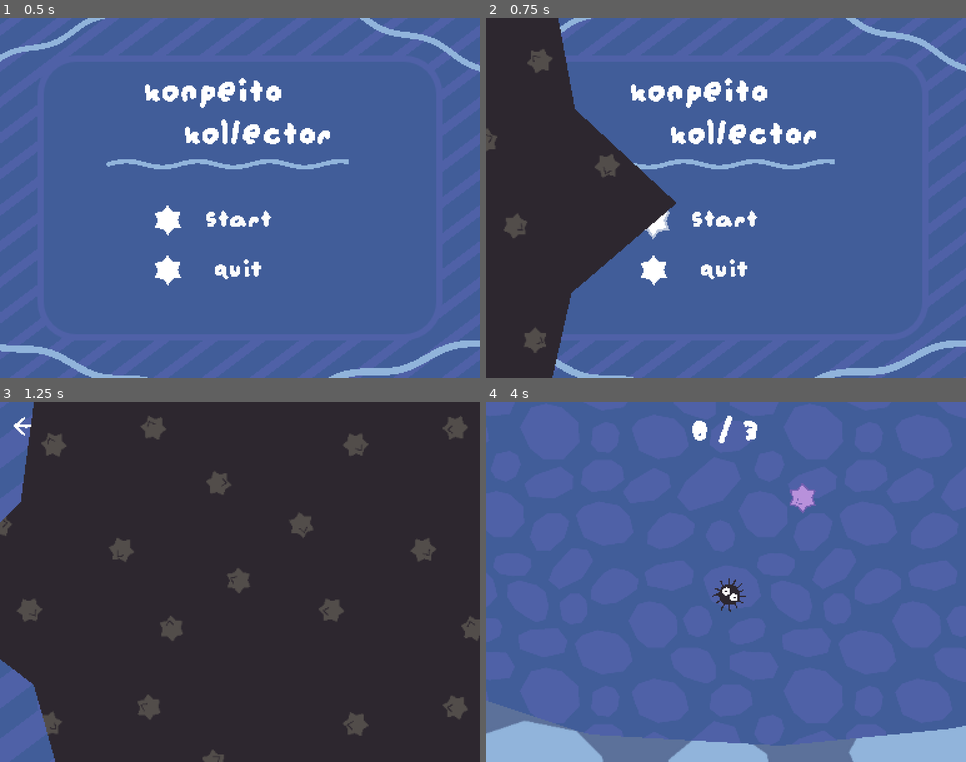
Above: before the commit, frames 1-4 (two rows, left to right).
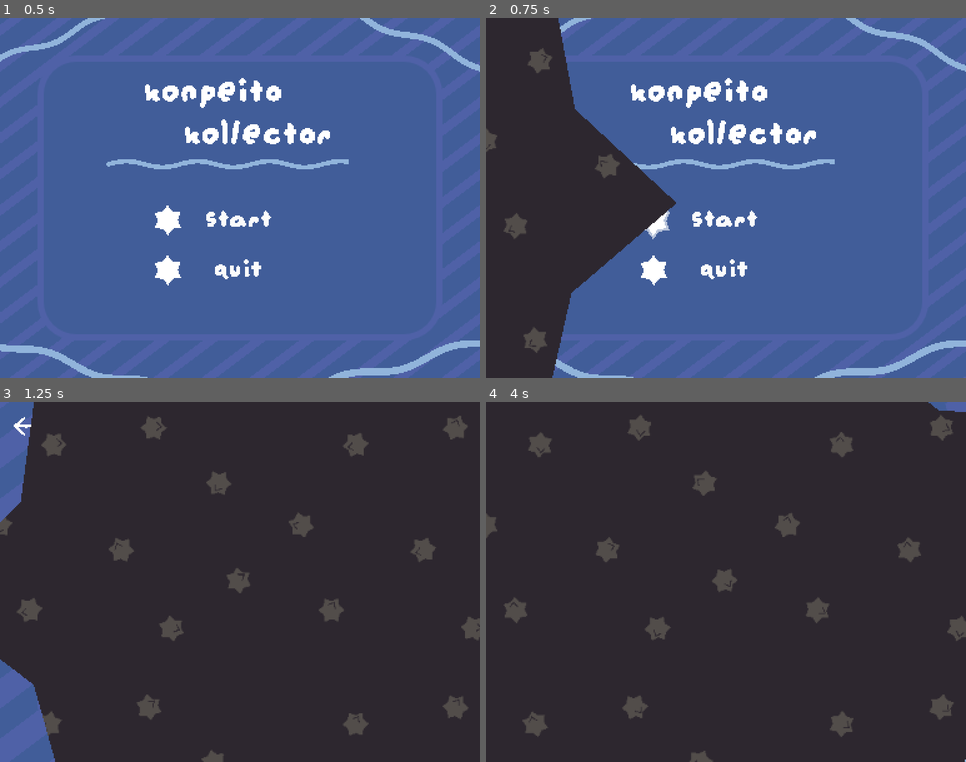
Above: after the commit, the same moments.

Repository: appellatebaton0/konpeito-kollector
Game: Godot game, scene res://Scenes/UI/MainMenu/MainMenu.tscn
Two runs of this game, one before a commit and one after it. Both use one fixed random seed, a clock stepped at 60 frames per second and the inputs below.
Inputs (mouse positions are in pixels of both pictures, inside the frame that each line leads up to):
- Up to frame 1 (0.5 s): no input
- Up to frame 2 (0.75 s): click "Start" at 0.5 s
- Up to frame 3 (1.25 s): no input
- Up to frame 4 (4 s): click (510, 427) at 1.25 s; click "Start" at 2 s; click "01" at 2.75 s; click (534, 430) at 3.5 s, where only the run after the commit has a clickable "esc"

Frame 1 is identical in both runs. In frame 2, 0.1% of the frame differs, in the area x 0-28%, y 8-94%; in frame 3, 0.4%; in frame 4, 100%, in the area x 0-100%, y 0-100%.
Error after the commit: Invalid assignment of property or key 'volume_linear' with value of type 'float' on a base object of type 'null instance'. (res://Scenes/Soot/Soot.gd:47)

Commit message:
Music & Wind SFX
Added music and a wind sound from OpenGameArt.

Diff:
--- a/Scenes/Soot/Soot.gd
+++ b/Scenes/Soot/Soot.gd
@@ -44,7 +44,7 @@
 
 	$Sprite.rotate(velocity.distance_to(Vector2.ZERO) * 0.0003 * signf(velocity.x))
 
-	#queue_redraw()
+	$Wind.volume_linear = clampf(velocity.distance_to(Vector2.ZERO) / 450.0, 0.0, 1.0)
 
 	move_and_slide()
 
@@ -54,7 +54,11 @@
 
 		var dir := velocity.normalized()
 
+		if velocity.distance_to(Vector2.ZERO) > 450.0:
+			return
+
 		velocity += dir * 10.0
+
 	elif event.is_action_pressed("Down"):
 
 		if velocity.distance_to(Vector2.ZERO) < 30.0:
--- /dev/null
+++ b/Scenes/Sound/Music.tscn
@@ -0,0 +1,8 @@
+[gd_scene format=3 uid="uid://c5qtvrimglhwc"]
+
+[ext_resource type="AudioStream" uid="uid://7wv6lm76vbh5" path="res://Assets/Music/Music.ogg" id="1_jfse3"]
+
+[node name="Music" type="AudioStreamPlayer" unique_id=678005672]
+stream = ExtResource("1_jfse3")
+volume_db = -5.0
+autoplay = true
--- a/Scenes/UI/TransitionManager/TransitionManager.tscn
+++ b/Scenes/UI/TransitionManager/TransitionManager.tscn
@@ -239,7 +239,7 @@
 
 [node name="Fill" type="Polygon2D" parent="SubViewport/Node2D" unique_id=1014806858]
 position = Vector2(451.99997, 338)
-rotation = 128.91394
+rotation = 319.40594
 scale = Vector2(0.8440132, 0.8440132)
 color = Color(0.32156864, 0.3019608, 0.2901961, 1)
 polygon = PackedVector2Array(20.740726, -1.8577741, 20.444435, -7.152558e-08, 20.740726, 1.8577739, 25.240036, 13.14222 …(736 unchanged characters)…
@@ -253,7 +253,7 @@
 
 [node name="Fill2" type="Polygon2D" parent="SubViewport/Node2D" unique_id=1679499309]
 position = Vector2(229.99994, 280)
-rotation = 126.23579
+rotation = 316.72507
 scale = Vector2(0.8440132, 0.8440132)
 color = Color(0.32156864, 0.3019608, 0.2901961, 1)
 polygon = PackedVector2Array(20.740726, -1.8577741, 20.444435, -7.152558e-08, 20.740726, 1.8577739, 25.240036, 13.14222 …(736 unchanged characters)…
@@ -267,7 +267,7 @@
 
 [node name="Fill3" type="Polygon2D" parent="SubViewport/Node2D" unique_id=615600112]
 position = Vector2(414, 153.99998)
-rotation = 127.15515
+rotation = 317.6451
 scale = Vector2(0.8440132, 0.8440132)
 color = Color(0.32156864, 0.3019608, 0.2901961, 1)
 polygon = PackedVector2Array(20.740726, -1.8577741, 20.444435, -7.152558e-08, 20.740726, 1.8577739, 25.240036, 13.14222 …(736 unchanged characters)…
@@ -281,7 +281,7 @@
 
 [node name="Fill4" type="Polygon2D" parent="SubViewport/Node2D" unique_id=741805686]
 position = Vector2(290.99994, 48.999985)
-rotation = 127.79387
+rotation = 318.28433
 scale = Vector2(0.8440132, 0.8440132)
 color = Color(0.32156864, 0.3019608, 0.2901961, 1)
 polygon = PackedVector2Array(20.740726, -1.8577741, 20.444435, -7.152558e-08, 20.740726, 1.8577739, 25.240036, 13.14222 …(736 unchanged characters)…
@@ -295,7 +295,7 @@
 
 [node name="Fill5" type="Polygon2D" parent="SubViewport/Node2D" unique_id=243864273]
 position = Vector2(101.999985, 81)
-rotation = 127.50971
+rotation = 317.99994
 scale = Vector2(0.8440132, 0.8440132)
 color = Color(0.32156864, 0.3019608, 0.2901961, 1)
 polygon = PackedVector2Array(20.740726, -1.8577741, 20.444435, -7.152558e-08, 20.740726, 1.8577739, 25.240036, 13.14222 …(736 unchanged characters)…
@@ -309,7 +309,7 @@
 
 [node name="Fill6" type="Polygon2D" parent="SubViewport/Node2D" unique_id=1961375778]
 position = Vector2(-1.0000229, 233.00002)
-rotation = 127.6941
+rotation = 318.18448
 scale = Vector2(0.8440132, 0.8440132)
 color = Color(0.32156864, 0.3019608, 0.2901961, 1)
 polygon = PackedVector2Array(20.740726, -1.8577741, 20.444435, -7.152558e-08, 20.740726, 1.8577739, 25.240036, 13.14222 …(736 unchanged characters)…
@@ -323,7 +323,7 @@
 
 [node name="Fill7" type="Polygon2D" parent="SubViewport/Node2D" unique_id=873303215]
 position = Vector2(56.000008, 394)
-rotation = 131.0465
+rotation = 321.54175
 scale = Vector2(0.8440132, 0.8440132)
 color = Color(0.32156864, 0.3019608, 0.2901961, 1)
 polygon = PackedVector2Array(20.740726, -1.8577741, 20.444435, -7.152558e-08, 20.740726, 1.8577739, 25.240036, 13.14222 …(736 unchanged characters)…
@@ -337,7 +337,7 @@
 
 [node name="Fill8" type="Polygon2D" parent="SubViewport/Node2D" unique_id=908426694]
 position = Vector2(325.00003, 428.99994)
-rotation = 130.1722
+rotation = 320.66614
 scale = Vector2(0.8440132, 0.8440132)
 color = Color(0.32156864, 0.3019608, 0.2901961, 1)
 polygon = PackedVector2Array(20.740726, -1.8577741, 20.444435, -7.152558e-08, 20.740726, 1.8577739, 25.240036, 13.14222 …(736 unchanged characters)…
@@ -351,7 +351,7 @@
 
 [node name="Fill9" type="Polygon2D" parent="SubViewport/Node2D" unique_id=1917185689]
 position = Vector2(495, 12.999908)
-rotation = 125.390945
+rotation = 315.87958
 scale = Vector2(0.8440132, 0.8440132)
 color = Color(0.32156864, 0.3019608, 0.2901961, 1)
 polygon = PackedVector2Array(-366.79996, 14.000229)
@@ -370,7 +370,7 @@
 
 [node name="Fill" type="Polygon2D" parent="SubViewport/Node2D2" unique_id=1780297313]
 position = Vector2(451.99997, 338)
-rotation = 123.72523
+rotation = 314.2126
 scale = Vector2(0.8440132, 0.8440132)
 color = Color(0.32156864, 0.3019608, 0.2901961, 1)
 polygon = PackedVector2Array(20.740726, -1.8577741, 20.444435, -7.152558e-08, 20.740726, 1.8577739, 25.240036, 13.14222 …(736 unchanged characters)…
@@ -384,7 +384,7 @@
 
 [node name="Fill2" type="Polygon2D" parent="SubViewport/Node2D2" unique_id=1653141221]
 position = Vector2(229.99994, 280)
-rotation = 131.6805
+rotation = 322.17673
 scale = Vector2(0.8440132, 0.8440132)
 color = Color(0.32156864, 0.3019608, 0.2901961, 1)
 polygon = PackedVector2Array(20.740726, -1.8577741, 20.444435, -7.152558e-08, 20.740726, 1.8577739, 25.240036, 13.14222 …(736 unchanged characters)…
@@ -398,7 +398,7 @@
 
 [node name="Fill3" type="Polygon2D" parent="SubViewport/Node2D2" unique_id=279134660]
 position = Vector2(414, 153.99998)
-rotation = 133.54391
+rotation = 324.043
 scale = Vector2(0.8440132, 0.8440132)
 color = Color(0.32156864, 0.3019608, 0.2901961, 1)
 polygon = PackedVector2Array(20.740726, -1.8577741, 20.444435, -7.152558e-08, 20.740726, 1.8577739, 25.240036, 13.14222 …(736 unchanged characters)…
@@ -412,7 +412,7 @@
 
 [node name="Fill4" type="Polygon2D" parent="SubViewport/Node2D2" unique_id=1191334062]
 position = Vector2(290.99994, 48.999985)
-rotation = 127.930405
+rotation = 318.42096
 scale = Vector2(0.8440132, 0.8440132)
 color = Color(0.32156864, 0.3019608, 0.2901961, 1)
 polygon = PackedVector2Array(20.740726, -1.8577741, 20.444435, -7.152558e-08, 20.740726, 1.8577739, 25.240036, 13.14222 …(736 unchanged characters)…
@@ -426,7 +426,7 @@
 
 [node name="Fill5" type="Polygon2D" parent="SubViewport/Node2D2" unique_id=787538255]
 position = Vector2(101.999985, 81)
-rotation = 131.65561
+rotation = 322.1518
 scale = Vector2(0.8440132, 0.8440132)
 color = Color(0.32156864, 0.3019608, 0.2901961, 1)
 polygon = PackedVector2Array(20.740726, -1.8577741, 20.444435, -7.152558e-08, 20.740726, 1.8577739, 25.240036, 13.14222 …(736 unchanged characters)…
@@ -440,7 +440,7 @@
 
 [node name="Fill6" type="Polygon2D" parent="SubViewport/Node2D2" unique_id=2106143359]
 position = Vector2(-1.0000229, 233.00002)
-rotation = 124.66256
+rotation = 315.15063
 scale = Vector2(0.8440132, 0.8440132)
 color = Color(0.32156864, 0.3019608, 0.2901961, 1)
 polygon = PackedVector2Array(20.740726, -1.8577741, 20.444435, -7.152558e-08, 20.740726, 1.8577739, 25.240036, 13.14222 …(736 unchanged characters)…
@@ -454,7 +454,7 @@
 
 [node name="Fill7" type="Polygon2D" parent="SubViewport/Node2D2" unique_id=806345754]
 position = Vector2(56.000008, 394)
-rotation = 126.00131
+rotation = 316.49042
 scale = Vector2(0.8440132, 0.8440132)
 color = Color(0.32156864, 0.3019608, 0.2901961, 1)
 polygon = PackedVector2Array(20.740726, -1.8577741, 20.444435, -7.152558e-08, 20.740726, 1.8577739, 25.240036, 13.14222 …(736 unchanged characters)…
@@ -468,7 +468,7 @@
 
 [node name="Fill8" type="Polygon2D" parent="SubViewport/Node2D2" unique_id=881479995]
 position = Vector2(325.00003, 428.99994)
-rotation = 128.03186
+rotation = 318.52252
 scale = Vector2(0.8440132, 0.8440132)
 color = Color(0.32156864, 0.3019608, 0.2901961, 1)
 polygon = PackedVector2Array(20.740726, -1.8577741, 20.444435, -7.152558e-08, 20.740726, 1.8577739, 25.240036, 13.14222 …(736 unchanged characters)…
@@ -482,7 +482,7 @@
 
 [node name="Fill9" type="Polygon2D" parent="SubViewport/Node2D2" unique_id=1989215692]
 position = Vector2(495, 12.999908)
-rotation = 128.35944
+rotation = 318.8506
 scale = Vector2(0.8440132, 0.8440132)
 color = Color(0.32156864, 0.3019608, 0.2901961, 1)
 polygon = PackedVector2Array(-366.79996, 14.000229)
@@ -501,7 +501,7 @@
 
 [node name="Fill" type="Polygon2D" parent="SubViewport/Node2D3" unique_id=1625008924]
 position = Vector2(451.99997, 338)
-rotation = 127.8391
+rotation = 318.3296
 scale = Vector2(0.8440132, 0.8440132)
 color = Color(0.32156864, 0.3019608, 0.2901961, 1)
 polygon = PackedVector2Array(20.740726, -1.8577741, 20.444435, -7.152558e-08, 20.740726, 1.8577739, 25.240036, 13.14222 …(736 unchanged characters)…
@@ -515,7 +515,7 @@
 
 [node name="Fill2" type="Polygon2D" parent="SubViewport/Node2D3" unique_id=384056953]
 position = Vector2(229.99994, 280)
-rotation = 125.34216
+rotation = 315.83075
 scale = Vector2(0.8440132, 0.8440132)
 color = Color(0.32156864, 0.3019608, 0.2901961, 1)
 polygon = PackedVector2Array(20.740726, -1.8577741, 20.444435, -7.152558e-08, 20.740726, 1.8577739, 25.240036, 13.14222 …(736 unchanged characters)…
@@ -529,7 +529,7 @@
 
 [node name="Fill3" type="Polygon2D" parent="SubViewport/Node2D3" unique_id=151256613]
 position = Vector2(414, 153.99998)
-rotation = 122.81756
+rotation = 313.30423
 scale = Vector2(0.8440132, 0.8440132)
 color = Color(0.32156864, 0.3019608, 0.2901961, 1)
 polygon = PackedVector2Array(20.740726, -1.8577741, 20.444435, -7.152558e-08, 20.740726, 1.8577739, 25.240036, 13.14222 …(736 unchanged characters)…
@@ -543,7 +543,7 @@
 
 [node name="Fill4" type="Polygon2D" parent="SubViewport/Node2D3" unique_id=453753711]
 position = Vector2(290.99994, 48.999985)
-rotation = 129.1263
+rotation = 319.61862
 scale = Vector2(0.8440132, 0.8440132)
 color = Color(0.32156864, 0.3019608, 0.2901961, 1)
 polygon = PackedVector2Array(20.740726, -1.8577741, 20.444435, -7.152558e-08, 20.740726, 1.8577739, 25.240036, 13.14222 …(736 unchanged characters)…
@@ -557,7 +557,7 @@
 
 [node name="Fill5" type="Polygon2D" parent="SubViewport/Node2D3" unique_id=1803660769]
 position = Vector2(101.999985, 81)
-rotation = 127.48344
+rotation = 317.97366
 scale = Vector2(0.8440132, 0.8440132)
 color = Color(0.32156864, 0.3019608, 0.2901961, 1)
 polygon = PackedVector2Array(20.740726, -1.8577741, 20.444435, -7.152558e-08, 20.740726, 1.8577739, 25.240036, 13.14222 …(736 unchanged characters)…
@@ -571,7 +571,7 @@
 
 [node name="Fill6" type="Polygon2D" parent="SubViewport/Node2D3" unique_id=159244068]
 position = Vector2(-1.0000229, 233.00002)
-rotation = 126.8121
+rotation = 317.30182
 scale = Vector2(0.8440132, 0.8440132)
 color = Color(0.32156864, 0.3019608, 0.2901961, 1)
 polygon = PackedVector2Array(20.740726, -1.8577741, 20.444435, -7.152558e-08, 20.740726, 1.8577739, 25.240036, 13.14222 …(736 unchanged characters)…
@@ -585,7 +585,7 @@
 
 [node name="Fill7" type="Polygon2D" parent="SubViewport/Node2D3" unique_id=703597530]
 position = Vector2(56.000008, 394)
-rotation = 126.69232
+rotation = 317.18195
 scale = Vector2(0.8440132, 0.8440132)
 color = Color(0.32156864, 0.3019608, 0.2901961, 1)
 polygon = PackedVector2Array(20.740726, -1.8577741, 20.444435, -7.152558e-08, 20.740726, 1.8577739, 25.240036, 13.14222 …(736 unchanged characters)…
@@ -599,7 +599,7 @@
 
 [node name="Fill8" type="Polygon2D" parent="SubViewport/Node2D3" unique_id=377275879]
 position = Vector2(325.00003, 428.99994)
-rotation = 127.86437
+rotation = 318.3549
 scale = Vector2(0.8440132, 0.8440132)
 color = Color(0.32156864, 0.3019608, 0.2901961, 1)
 polygon = PackedVector2Array(20.740726, -1.8577741, 20.444435, -7.152558e-08, 20.740726, 1.8577739, 25.240036, 13.14222 …(736 unchanged characters)…
@@ -613,7 +613,7 @@
 
 [node name="Fill9" type="Polygon2D" parent="SubViewport/Node2D3" unique_id=49711790]
 position = Vector2(495, 12.999908)
-rotation = 124.30402
+rotation = 314.7918
 scale = Vector2(0.8440132, 0.8440132)
 color = Color(0.32156864, 0.3019608, 0.2901961, 1)
 polygon = PackedVector2Array(-366.79996, 14.000229)
@@ -632,7 +632,7 @@
 
 [node name="Fill" type="Polygon2D" parent="SubViewport/Node2D4" unique_id=2027729239]
 position = Vector2(451.99997, 338)
-rotation = 124.44342
+rotation = 314.93134
 scale = Vector2(0.8440132, 0.8440132)
 color = Color(0.32156864, 0.3019608, 0.2901961, 1)
 polygon = PackedVector2Array(20.740726, -1.8577741, 20.444435, -7.152558e-08, 20.740726, 1.8577739, 25.240036, 13.14222 …(736 unchanged characters)…
@@ -646,7 +646,7 @@
 
 [node name="Fill2" type="Polygon2D" parent="SubViewport/Node2D4" unique_id=774771016]
 position = Vector2(229.99994, 280)
-rotation = 129.44577
+rotation = 319.9386
 scale = Vector2(0.8440132, 0.8440132)
 color = Color(0.32156864, 0.3019608, 0.2901961, 1)
 polygon = PackedVector2Array(20.740726, -1.8577741, 20.444435, -7.152558e-08, 20.740726, 1.8577739, 25.240036, 13.14222 …(736 unchanged characters)…
@@ -660,7 +660,7 @@
 
 [node name="Fill3" type="Polygon2D" parent="SubViewport/Node2D4" unique_id=717829599]
 position = Vector2(414, 153.99998)
-rotation = 124.98483
+rotation = 315.47314
 scale = Vector2(0.8440132, 0.8440132)
 color = Color(0.32156864, 0.3019608, 0.2901961, 1)
 polygon = PackedVector2Array(20.740726, -1.8577741, 20.444435, -7.152558e-08, 20.740726, 1.8577739, 25.240036, 13.14222 …(736 unchanged characters)…
@@ -674,7 +674,7 @@
 
 [node name="Fill4" type="Polygon2D" parent="SubViewport/Node2D4" unique_id=1160947234]
 position = Vector2(290.99994, 48.999985)
-rotation = 129.97813
+rotation = 320.47177
 scale = Vector2(0.8440132, 0.8440132)
 color = Color(0.32156864, 0.3019608, 0.2901961, 1)
 polygon = PackedVector2Array(20.740726, -1.8577741, 20.444435, -7.152558e-08, 20.740726, 1.8577739, 25.240036, 13.14222 …(736 unchanged characters)…
@@ -688,7 +688,7 @@
 
 [node name="Fill5" type="Polygon2D" parent="SubViewport/Node2D4" unique_id=576153488]
 position = Vector2(101.999985, 81)
-rotation = 123.50515
+rotation = 313.99234
 scale = Vector2(0.8440132, 0.8440132)
 color = Color(0.32156864, 0.3019608, 0.2901961, 1)
 polygon = PackedVector2Array(20.740726, -1.8577741, 20.444435, -7.152558e-08, 20.740726, 1.8577739, 25.240036, 13.14222 …(736 unchanged characters)…
@@ -702,7 +702,7 @@
 
 [node name="Fill6" type="Polygon2D" parent="SubViewport/Node2D4" unique_id=630674697]
 position = Vector2(-1.0000229, 233.00002)
-rotation = 124.54872
+rotation = 315.0367
 scale = Vector2(0.8440132, 0.8440132)
 color = Color(0.32156864, 0.3019608, 0.2901961, 1)
 polygon = PackedVector2Array(20.740726, -1.8577741, 20.444435, -7.152558e-08, 20.740726, 1.8577739, 25.240036, 13.14222 …(736 unchanged characters)…
@@ -716,7 +716,7 @@
 
 [node name="Fill7" type="Polygon2D" parent="SubViewport/Node2D4" unique_id=400019057]
 position = Vector2(56.000008, 394)
-rotation = 129.1482
+rotation = 319.64056
 scale = Vector2(0.8440132, 0.8440132)
 color = Color(0.32156864, 0.3019608, 0.2901961, 1)
 polygon = PackedVector2Array(20.740726, -1.8577741, 20.444435, -7.152558e-08, 20.740726, 1.8577739, 25.240036, 13.14222 …(736 unchanged characters)…
@@ -730,7 +730,7 @@
 
 [node name="Fill8" type="Polygon2D" parent="SubViewport/Node2D4" unique_id=123892098]
 position = Vector2(325.00003, 428.99994)
-rotation = 123.80941
+rotation = 314.2968
 scale = Vector2(0.8440132, 0.8440132)
 color = Color(0.32156864, 0.3019608, 0.2901961, 1)
 polygon = PackedVector2Array(20.740726, -1.8577741, 20.444435, -7.152558e-08, 20.740726, 1.8577739, 25.240036, 13.14222 …(736 unchanged characters)…
@@ -744,7 +744,7 @@
 
 [node name="Fill9" type="Polygon2D" parent="SubViewport/Node2D4" unique_id=369741714]
 position = Vector2(495, 12.999908)
-rotation = 133.95097
+rotation = 324.45068
 scale = Vector2(0.8440132, 0.8440132)
 color = Color(0.32156864, 0.3019608, 0.2901961, 1)
 polygon = PackedVector2Array(-366.79996, 14.000229)
--- a/Scenes/UI/UI/HUD.gd
+++ b/Scenes/UI/UI/HUD.gd
@@ -4,6 +4,8 @@
 # Called when the node enters the scene tree for the first time.
 func _ready() -> void:
 	update()
+
+	$MarginContainer/Button2.pressed.connect(TransitionManager.transition.bind("res://Scenes/UI/LevelSelect/LevelSelect.tscn"))
 
 func update() -> void:
 
@@ -19,3 +21,7 @@
 			collected += 1
 
 	$MarginContainer/Label.text = str(collected) + " / " + str(total)
+
+func _input(event: InputEvent) -> void:
+	if event.is_action_pressed("ui_cancel") and visible:
+		TransitionManager.transition("res://Scenes/UI/LevelSelect/LevelSelect.tscn")
--- a/Scenes/UI/UI/HUD.tscn
+++ b/Scenes/UI/UI/HUD.tscn
@@ -22,3 +22,21 @@
 size_flags_vertical = 0
 theme_override_font_sizes/font_size = 30
 text = "0 / 1"
+
+[node name="Button2" type="Button" parent="MarginContainer" unique_id=2030666934]
+custom_minimum_size = Vector2(25, 25)
+layout_mode = 2
+size_flags_horizontal = 0
+size_flags_vertical = 0
+theme_override_font_sizes/font_size = 20
+text = "    esc"
+flat = true
+
+[node name="Line2D" type="Line2D" parent="MarginContainer/Button2" unique_id=1532226571]
+position = Vector2(3.0000002, 2)
+scale = Vector2(0.67885923, 0.67885923)
+points = PackedVector2Array(25, 15, 16.204, 15.516, 3, 15, 11, 8, 14, 6, 11, 8, 3, 15, 9, 21, 14, 25)
+width = 3.0
+joint_mode = 2
+begin_cap_mode = 2
+end_cap_mode = 2
--- a/project.godot
+++ b/project.godot
@@ -19,6 +19,7 @@
 
 TransitionManager="*uid://djf3vismjcx4s"
 HUD="*uid://dn2sf268cvhlk"
+Music="*uid://c5qtvrimglhwc"
 
 [display]
 
Not shown, added: Assets/Music/Music.ogg.import
Not shown, added: Assets/SFX/Wind.wav.import
Not shown, added: Assets/Music/Music.ogg
Not shown, added: Assets/SFX/Wind.wav
